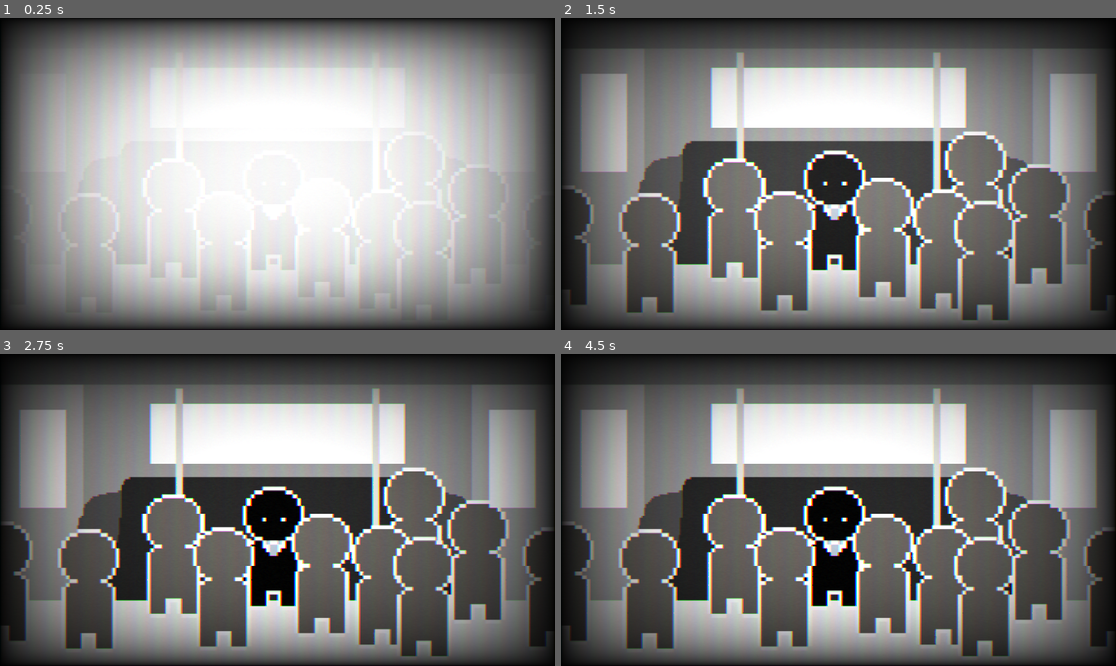
Above: before the commit, frames 1-4 (two rows, left to right).
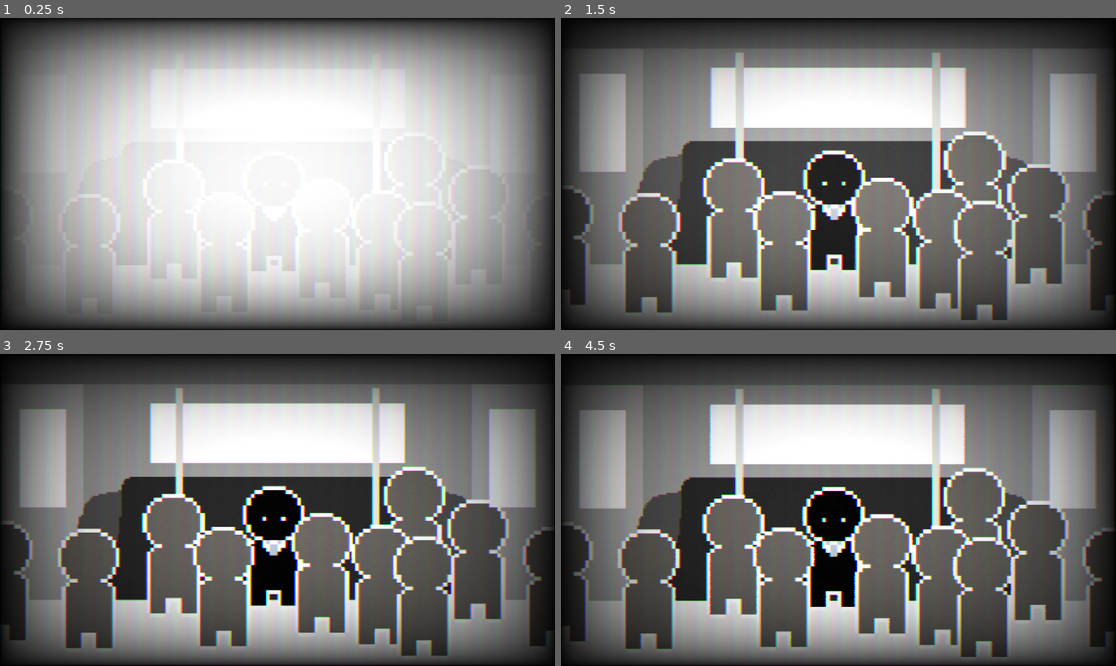
Above: after the commit, the same moments.

Repository: McGengar/Notabene
Game: Godot game, scene res://scenes/metro.tscn
The game is run twice, just before and just after one commit, with the same random seed, the same clock (stepped at 60 frames per second) and the same inputs. The project has no main scene, so this scene is started directly.
Inputs (mouse positions are in pixels of both pictures, inside the frame that each line leads up to):
- Up to frame 1 (0.25 s): no input
- Up to frame 2 (1.5 s): move the mouse to (960, 158) at 0.52 s; hold D (move_right) 0.53-1.28 s; click (960, 158) at 0.6 s; move the mouse to (727, 189) at 1.27 s; hold S (move_down) from 1.28 s (still down); tap Z (dash) at 1.35 s
- Up to frame 3 (2.75 s): move the mouse to (333, 441) at 2.02 s; release S (move_down) at 2.03 s; hold D (move_right) from 2.03 s (still down); click (333, 441) at 2.1 s
- Up to frame 4 (4.5 s): move the mouse to (810, 572) at 2.77 s; release D (move_right) at 2.78 s; hold W (move_up) 2.78-3.53 s; tap Z (dash) at 2.85, 4.35 s; move the mouse to (1005, 556) at 3.52 s; hold Left (move_left) from 3.53 s (still down); click (1005, 556) at 3.6 s; move the mouse to (672, 463) at 4.27 s

The runs differ from the first frame. In frame 1, 0.1% of the frame differs, in the area x 15-82%, y 37-84%; in frame 2, 5.0%; in frame 3, 2.8%; in frame 4, 10%, in the area x 1-99%, y 10-98%.

Commit message:
Update metro.gd

Diff:
--- a/notabene/scripts/metro.gd
+++ b/notabene/scripts/metro.gd
@@ -1,6 +1,6 @@
 extends Node2D
 
-var r_str = 10.0
+var r_str = 5.0
 var shake_fade = 5.0
 var rng = RandomNumberGenerator.new()
 var shake_str = 0
@@ -21,7 +21,7 @@
 
 # Called every frame. 'delta' is the elapsed time since the previous frame.
 func _physics_process(delta):
-
+	camera_shake(0.5)
 	$Camera2D.offset=random_offset()
 	if shake_str>0:
 		shake_str = lerpf(shake_str,0,shake_fade*delta)
@@ -34,7 +34,7 @@
 
 	if time>8:
 		if 	$Camera2D.zoom.x<7:
-			camera_shake(0.5)
+
 			$Camera2D.zoom.x*=1.0007
 			$Camera2D.zoom.y*=1.0007
 		else:
